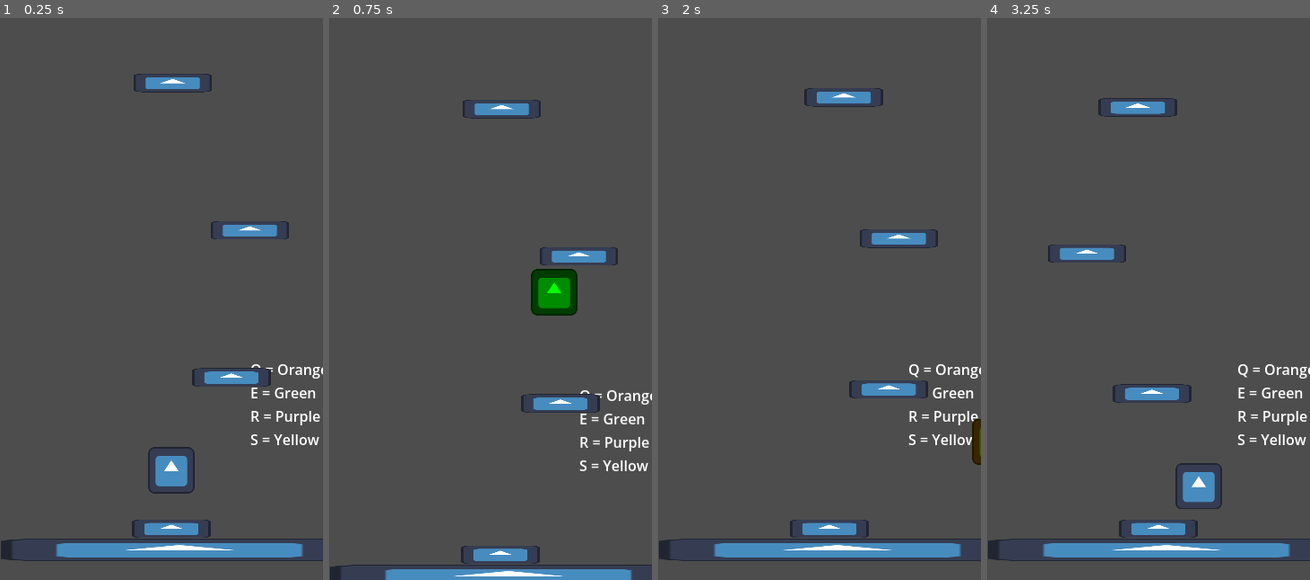
Above: before the commit, frames 1-4 (left to right).
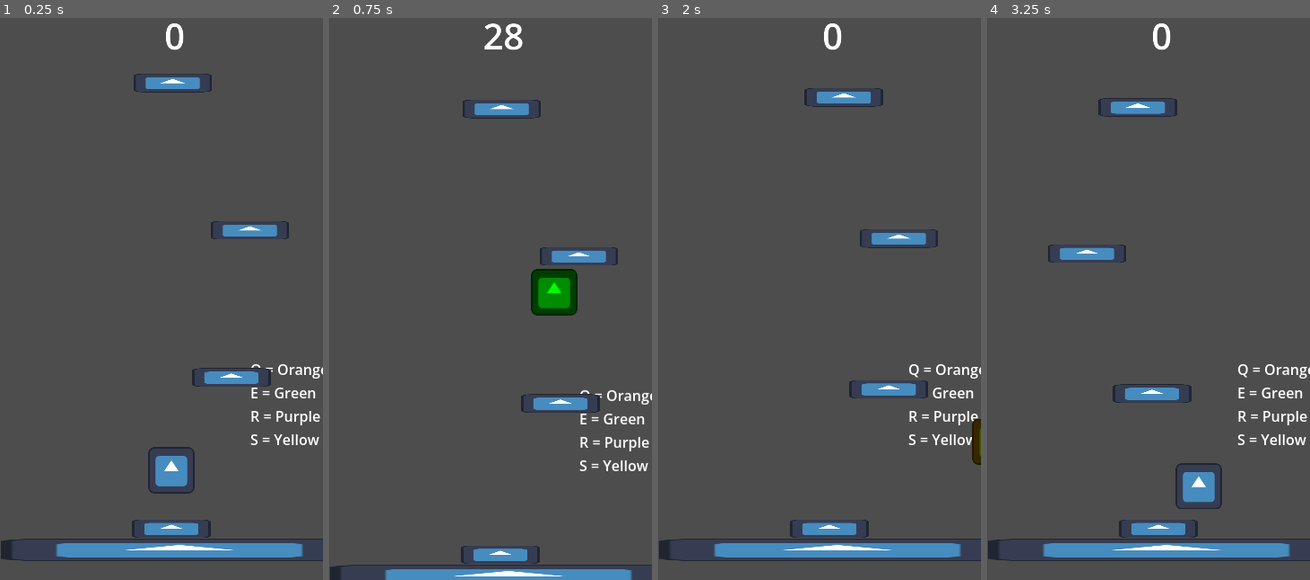
Above: after the commit, the same moments.

Repository: Abbby1007/Melanotaenia-4.0
Game: Godot game, scene res://Levels/tutorial.tscn
Same seed, same stepped clock (60 frames per second), same inputs: the game is played once before the commit and once after it. The engine's default icon, where the game draws it, is replaced by a stand-in: a white triangle on a blue panel in a dark square.
Inputs (mouse positions are in pixels of both pictures, inside the frame that each line leads up to):
- Up to frame 1 (0.25 s): no input
- Up to frame 2 (0.75 s): tap Enter at 0.5 s; move the mouse to (561, 265) at 0.52 s; hold Right (move_right) from 0.53 s (still down); tap E (green) at 0.6 s; click (561, 265) at 0.67 s
- Up to frame 3 (2 s): keep holding Right (move_right); tap Space (Jump) at 0.77, 1.52 s; move the mouse to (754, 321) at 1.27 s; tap Q (orange) at 1.35 s
- Up to frame 4 (3.25 s): move the mouse to (1180, 164) at 2.02 s; release Right (move_right) at 2.03 s; hold Left (move_left) 2.03-2.78 s; tap R (purple) at 2.1 s; move the mouse to (1132, 405) at 2.77 s; hold Right (move_right) from 2.78 s (still down); tap S (yellow) at 2.85 s; click (1132, 405) at 2.92 s; tap Space (Jump) at 3.02 s

The runs differ from the first frame. In frame 1, 0.1% of the frame differs, in the area x 51-57%, y 0-6%; in frame 2, 0.3%, in the area x 48-60%, y 0-6%; in frame 3, 0.1%; in frame 4, 0.1%.

Commit message:
Player Score counter

Diff:
--- a/Levels/tutorial.gd
+++ b/Levels/tutorial.gd
@@ -6,6 +6,10 @@
 @onready var camera := $camera as Camera2D
 @onready var player := $Player as CharacterBody2D
 
+@onready var score_label := $camera/score as Label
+@onready var camera_start_position = $camera.position.y
+
+var score = 0
 
 @export var platform_scene: PackedScene
 #45 - 357
@@ -25,6 +29,7 @@
 func _process(delta: float) -> void:
 	if player.position.y < camera.position.y:
 		camera.position.y = player.position.y
+	score_update()
 
 func delete_object(obstacle):
 	if obstacle.name == "Player":
@@ -36,3 +41,7 @@
 
 func _on_platform_cleaner_body_entered(body: Node2D) -> void:
 	delete_object(body)
+
+func score_update():
+	score = camera_start_position - camera.position.y
+	score_label.text = str(int(score))
--- a/Levels/tutorial.tscn
+++ b/Levels/tutorial.tscn
@@ -87,4 +87,13 @@
 scale = Vector2(0.9999994, 0.9999994)
 shape = SubResource("RectangleShape2D_hga2d")
 
+[node name="score" type="Label" parent="camera" unique_id=588057342]
+offset_left = -192.49998
+offset_top = -782.5
+offset_right = 265.0
+offset_bottom = -645.5
+theme_override_font_sizes/font_size = 100
+text = "0"
+horizontal_alignment = 1
+
 [connection signal="body_entered" from="camera/platform_cleaner" to="." method="_on_platform_cleaner_body_entered"]
